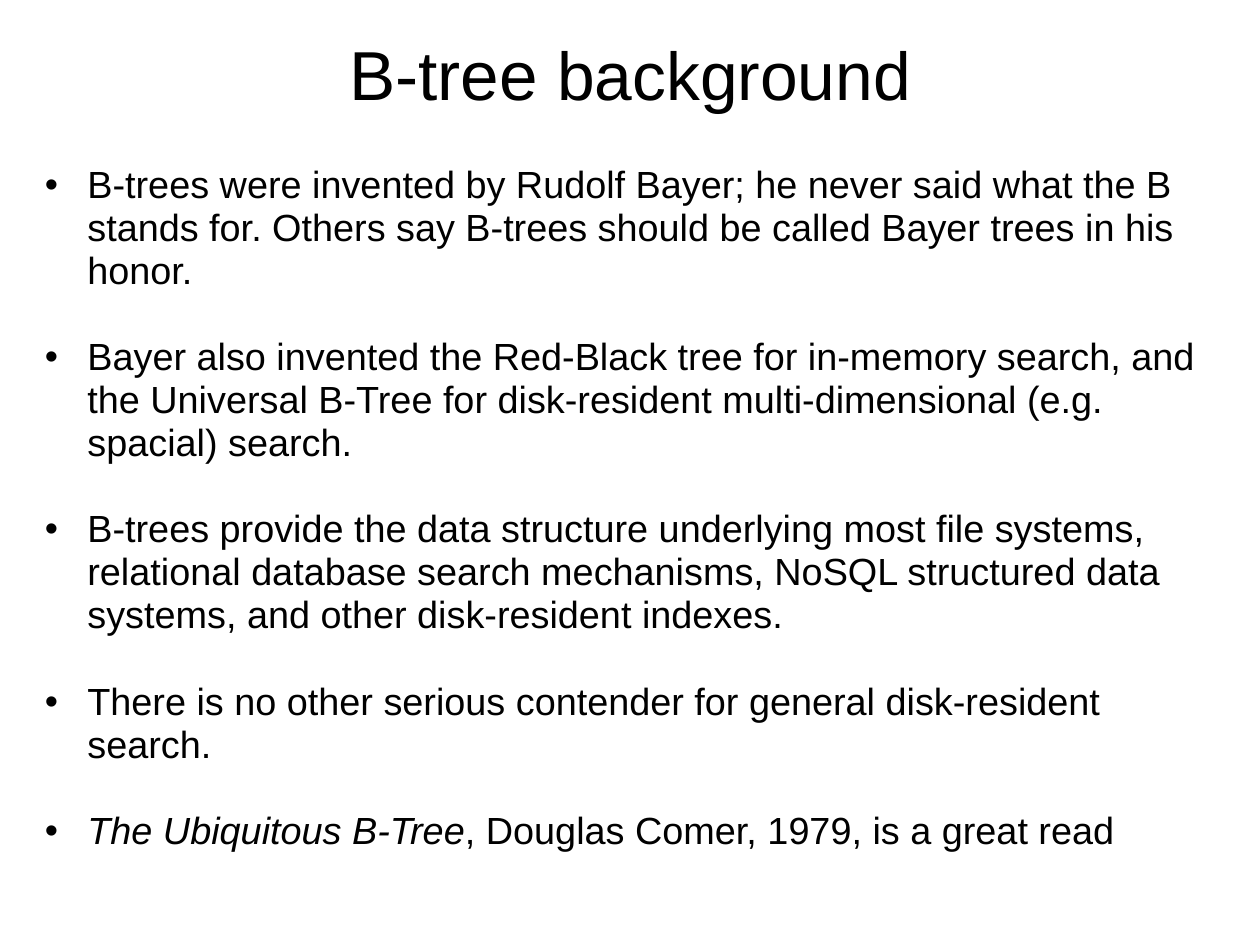
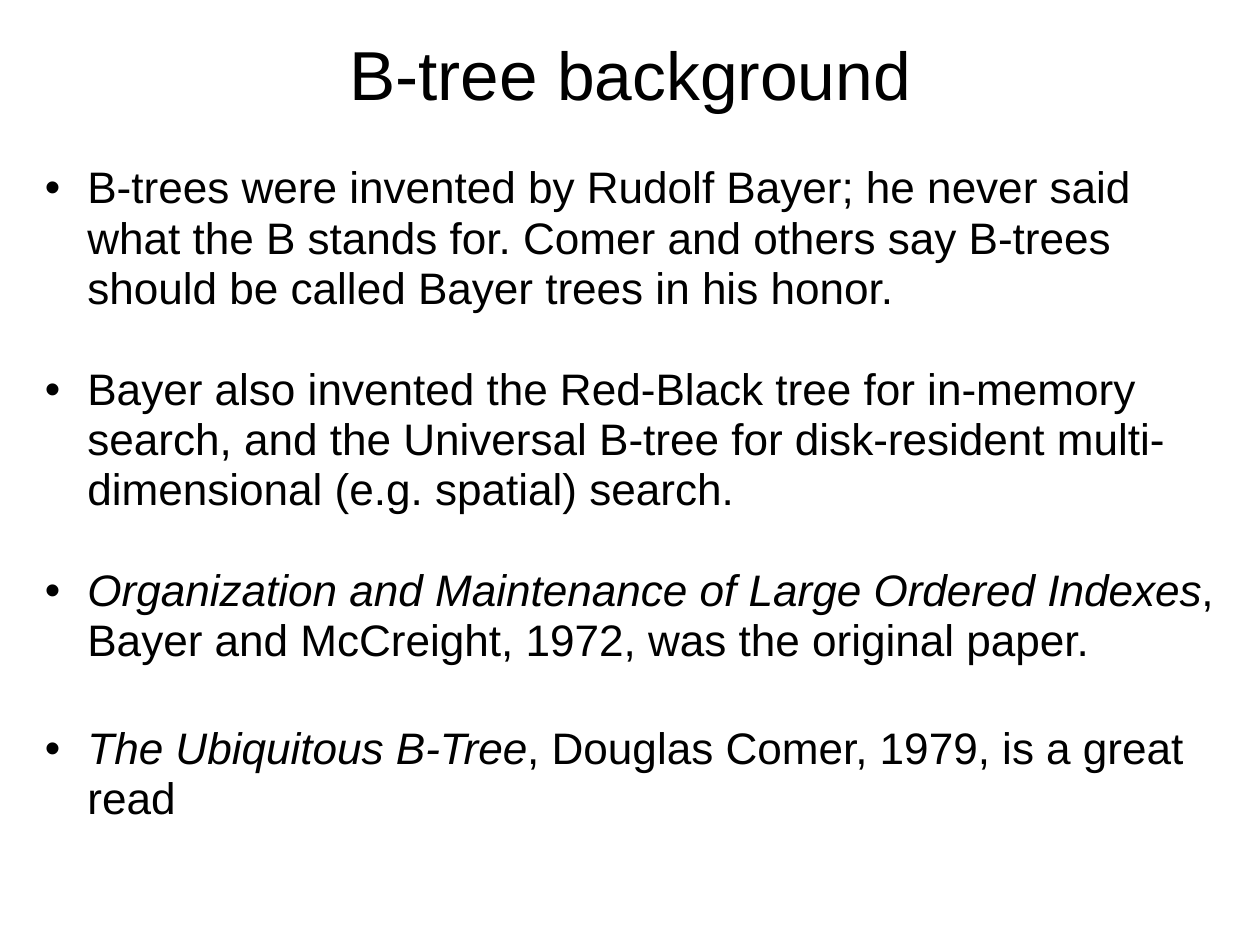
Before and after one commit to Beman/btree, a slide deck: slide 8 of libs/btree/doc/Proposed-B-tree-library.ppt (slide 6 before the commit). Drawn at 1260x945 pixels with LibreOffice and Linux fonts; fonts in the diff are those of the drawing; background and template pictures are left out. Boxes give left, top, right and bottom in pixels: in the first picture for what was removed or moved away, otherwise in the second. Text is boxed around its words. In the diff, an @@ line names an element or a change of style, - is before the commit and + after.

```diff
--- a/libs/btree/doc/Proposed-B-tree-library.ppt
+++ b/libs/btree/doc/Proposed-B-tree-library.ppt
@@ text at bbox=[87, 171, 1213, 665]: text changed; size 24 to 28 pt @@
-  • B-trees were invented by Rudolf Bayer; he never said what the B stands for. Others say B-trees should be called Bayer trees in his honor.
-  • Bayer also invented the Red-Black tree for in-memory search, and the Universal B-Tree for disk-resident multi-dimensional (e.g. spacial) search.
-  • B-trees provide the data structure underlying most file systems, relational database search mechanisms, NoSQL structured data systems, and other disk-resident indexes.
-  • There is no other serious contender for general disk-resident search.
+  • B-trees were invented by Rudolf Bayer; he never said what the B stands for. Comer and others say B-trees should be called Bayer trees in his honor.
+  • Bayer also invented the Red-Black tree for in-memory search, and the Universal B-tree for disk-resident multi-dimensional (e.g. spatial) search.
+  • Organization and Maintenance of Large Ordered Indexes, Bayer and McCreight, 1972, was the original paper.
@@ text at bbox=[87, 732, 1183, 815]: size 24 to 28 pt in "The Ubiquitous B-Tree, Douglas Comer, 1979, is ..." @@
```
Also in this commit, not shown: 15 other slides changed, 2 slides added.
